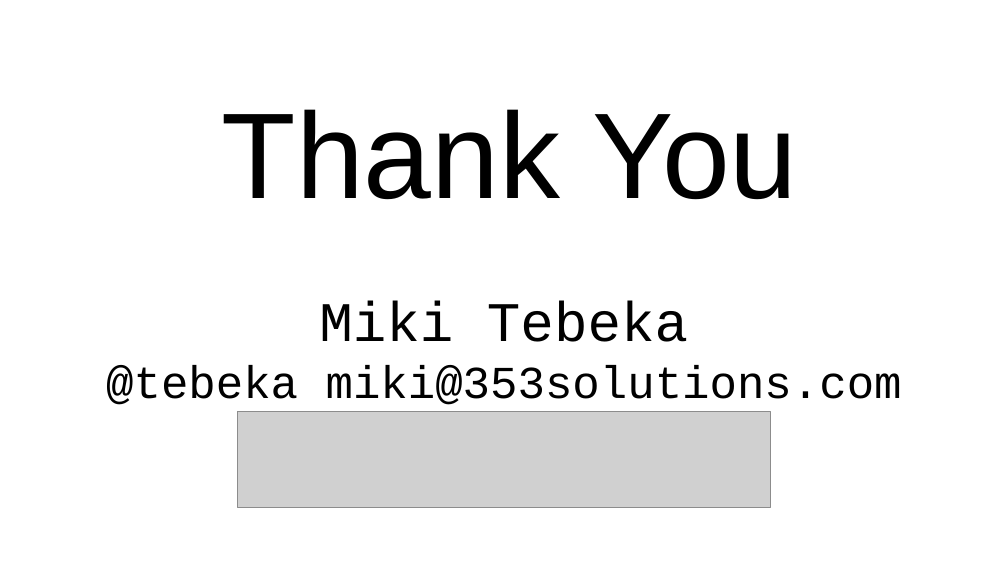
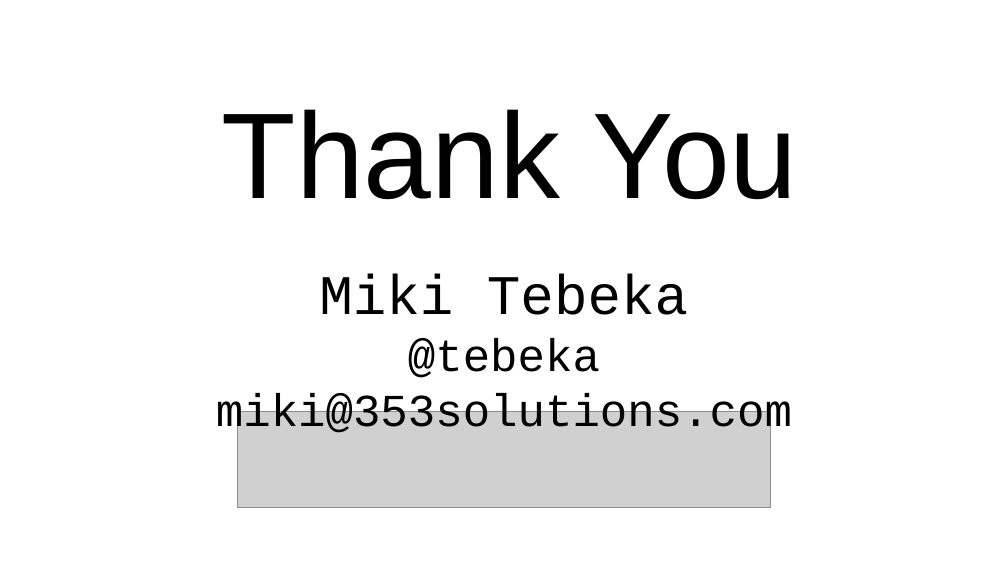
Before and after one commit to tebeka/talks, a slide deck: slide 39 of data-management/data-management.odp. Drawn at 1008x567 pixels with LibreOffice and Linux fonts; fonts in the diff are those of the drawing; grey boxes stand for pictures. Boxes give left, top, right and bottom in pixels: in the first picture for what was removed or moved away, otherwise in the second. Text is boxed around its words. In the diff, an @@ line names an element or a change of style, - is before the commit and + after.

```diff
--- a/data-management/data-management.odp
+++ b/data-management/data-management.odp
@@ title "Miki Tebeka @tebeka miki@353solutions.com" rewrapped from [106, 301, 902, 412] to [216, 274, 792, 439] @@
```
Also in this commit, not shown: 1 other slide changed.
